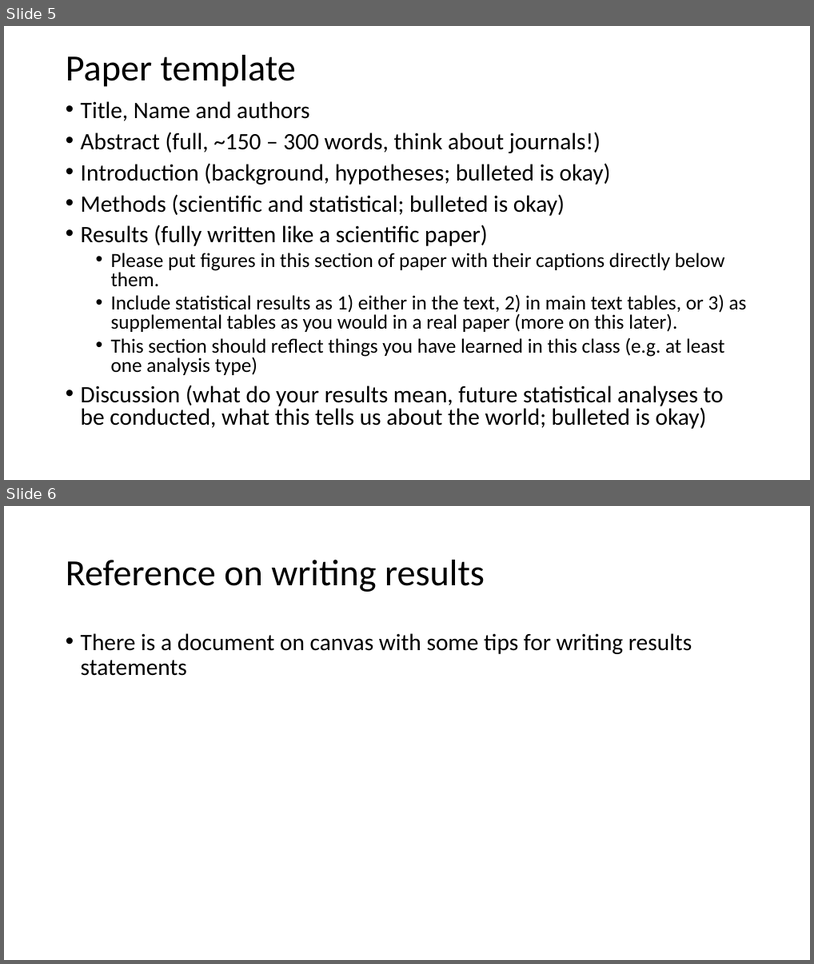
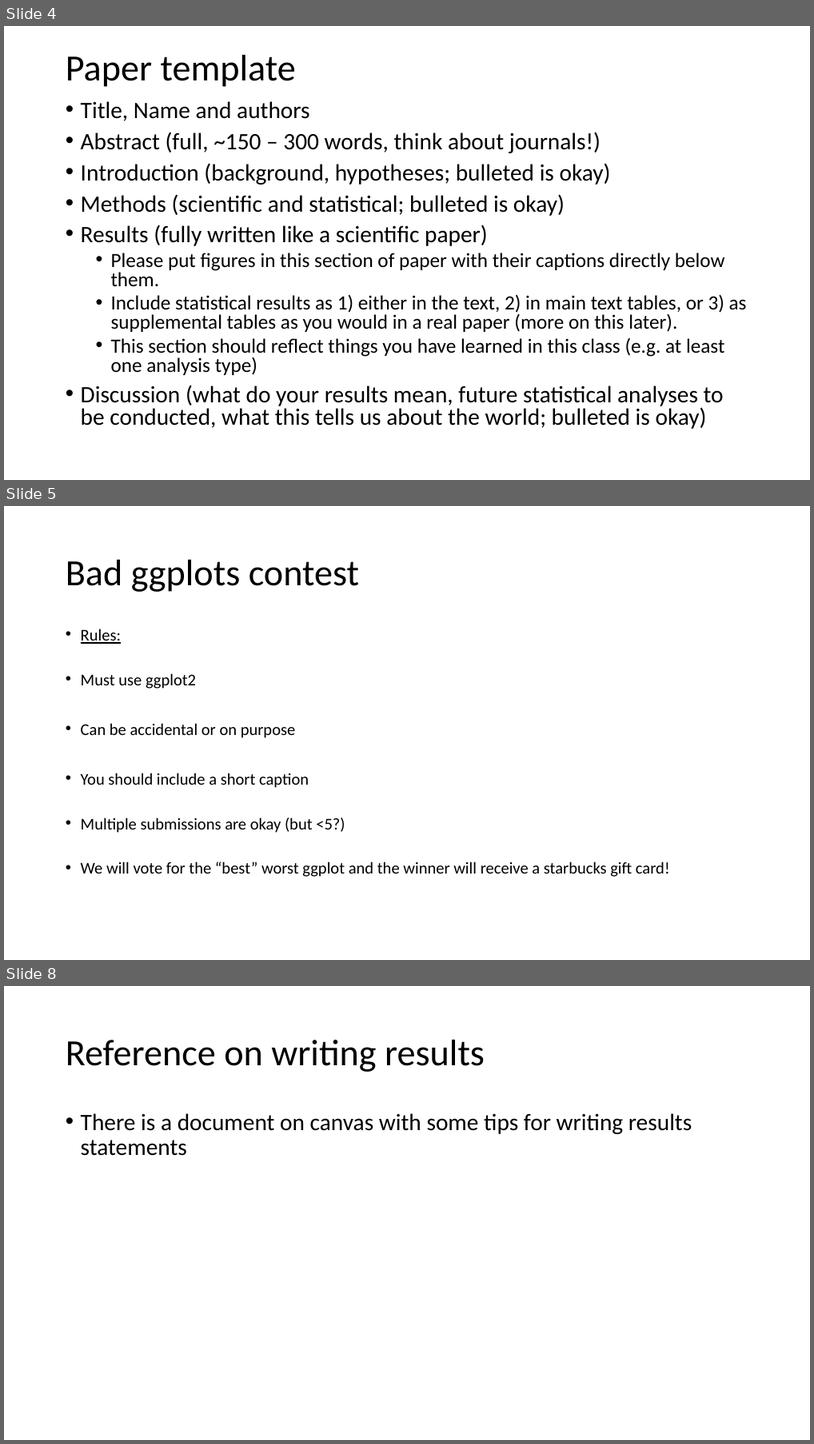
Before and after one commit to VTQuantMethodsEEB/klangwig, a slide deck: lectures/week_10_glms/le10_glms.pptx. Shown one above the other, each under a label of ours: slides 5 and 6 before the commit, slides 4, 5 and 8 after it; the slides between them are not shown. The pictures are 814x964 and 814x1444 pixels, drawn with LibreOffice and Linux fonts; fonts in the diff are those of the drawing. Boxes give left, top, right and bottom in pixels: in the first picture for what was removed or moved away, otherwise in the second. Text is boxed around its words. In the diff, an @@ line names an element or a change of style, - is before the commit and + after.

```diff
--- a/lectures/week_10_glms/le10_glms.pptx
+++ b/lectures/week_10_glms/le10_glms.pptx
@@ slide 5 added at (4, 506, 810, 960), background #FFFFFF @@
@@ title added at (66, 560, 359, 592), 44 pt, text #000000 @@
+Bad ggplots contest
@@ text added at (81, 628, 670, 876), 19.6 pt, text #000000 @@
+• Rules:
+• Must use ggplot2
+• Can be accidental or on purpose
+• You should include a short caption
+• Multiple submissions are okay (but <5?)
+• We will vote for the “best” worst ggplot and the winner will receive a starbucks gift card!
@@ what was slide 5 is now slide 4 @@
@@ what was slide 6 is now slide 8 @@
```
Also in this commit, not shown: 4 slides changed, 2 other slides added, 1 slide removed, 31 other files.
